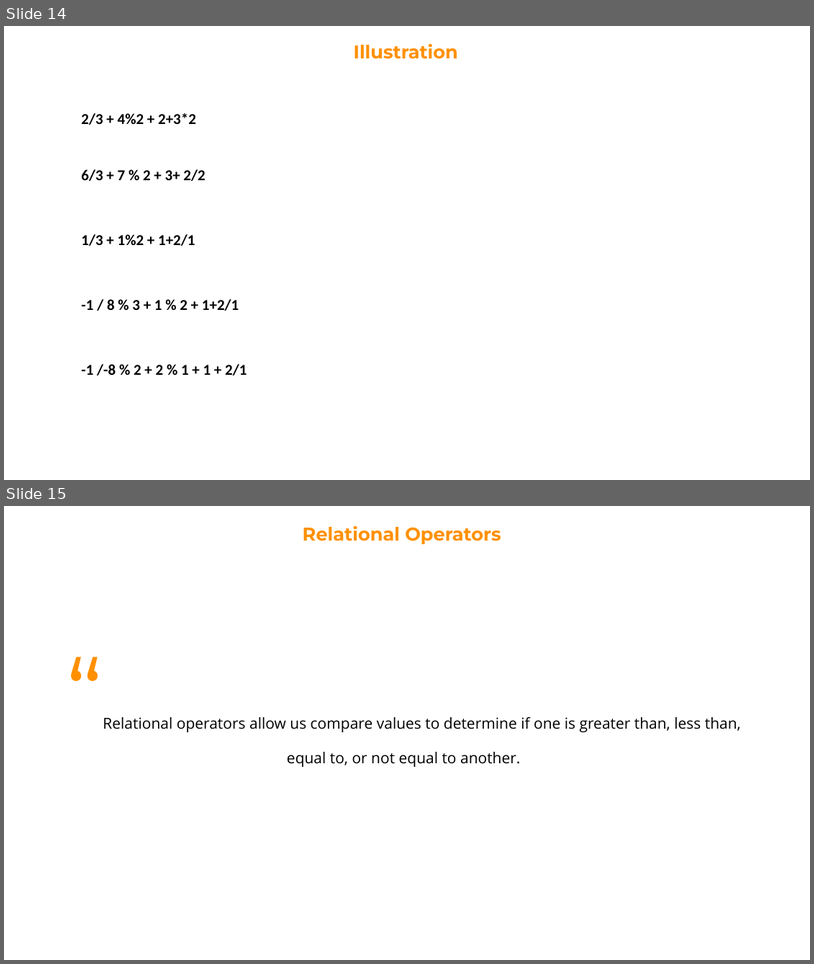
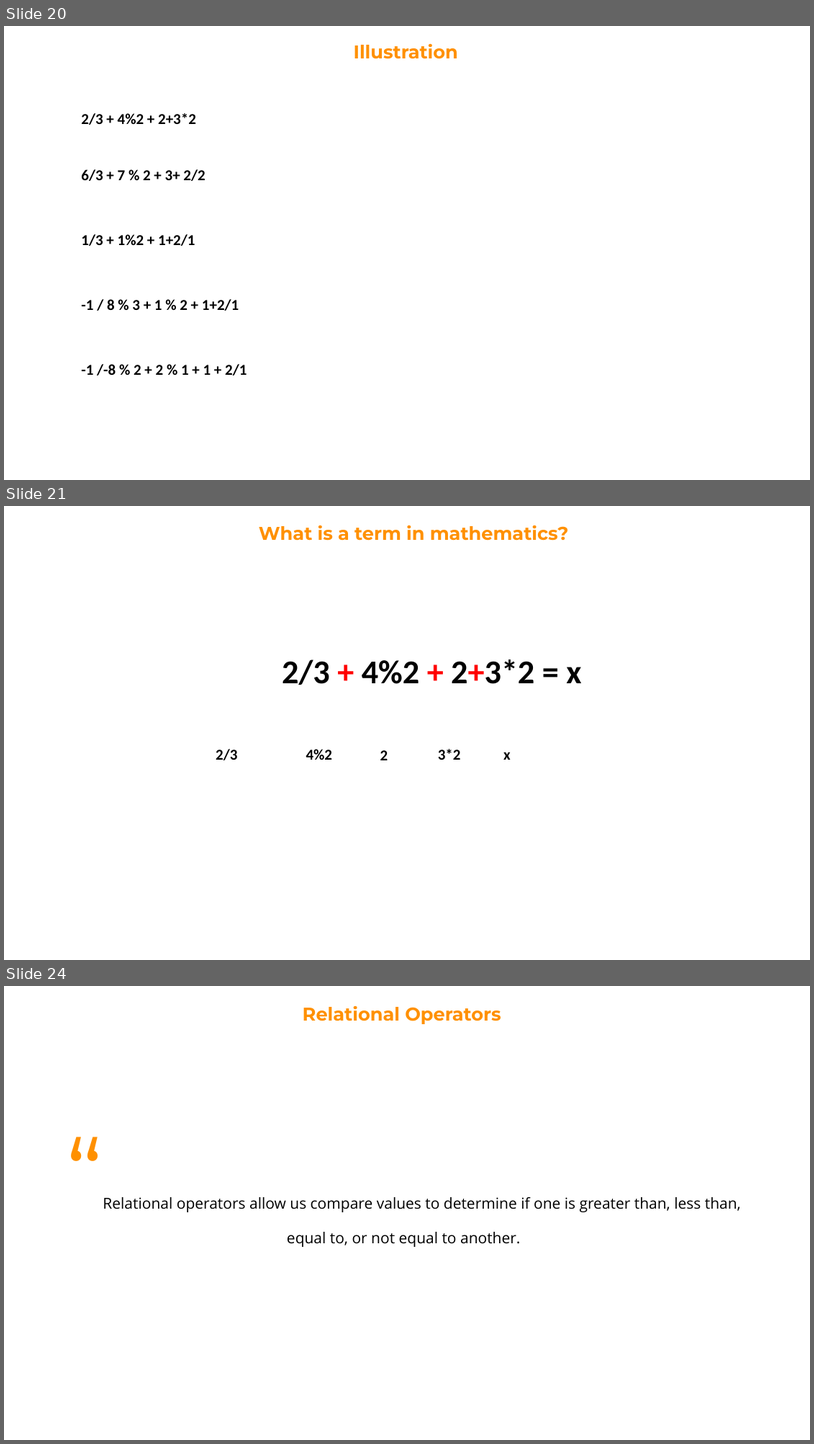
Before and after one commit to Robert-Doe/codeden, a slide deck: 3. Operators.pptx. Shown one above the other, each under a label of ours: slides 14 and 15 before the commit, slides 20, 21 and 24 after it; the slides between them are not shown. The pictures are 814x964 and 814x1444 pixels, drawn with LibreOffice and Linux fonts; fonts in the diff are those of the drawing. Boxes give left, top, right and bottom in pixels: in the first picture for what was removed or moved away, otherwise in the second. Text is boxed around its words. In the diff, an @@ line names an element or a change of style, - is before the commit and + after.

```diff
--- a/3. Operators.pptx
+++ b/3. Operators.pptx
@@ slide 21 added at (4, 506, 810, 960), background #FFFFFF @@
@@ text added at (259, 525, 569, 541), 22 pt, text #FF9000, bold @@
+What is a term in mathematics?
@@ text added at (282, 659, 581, 685), 39.6 pt, text #000000, bold @@
+2/3 + 4%2 + 2+3*2 = x
@@ text added at (216, 749, 237, 760), 18 pt, text #000000, bold @@
+2/3
@@ text added at (306, 749, 333, 759), 18 pt, text #000000, bold @@
+4%2
@@ text added at (381, 750, 388, 760), 18 pt, text #000000, bold @@
+2
@@ text added at (438, 749, 461, 759), 18 pt, text #000000, bold @@
+3*2
@@ text added at (504, 752, 511, 759), 18 pt, text #000000, bold @@
+x
@@ what was slide 14 is now slide 20 @@
@@ what was slide 15 is now slide 24 @@
```
Also in this commit, not shown: 1 slide changed, 9 other slides added, 37 other files.
